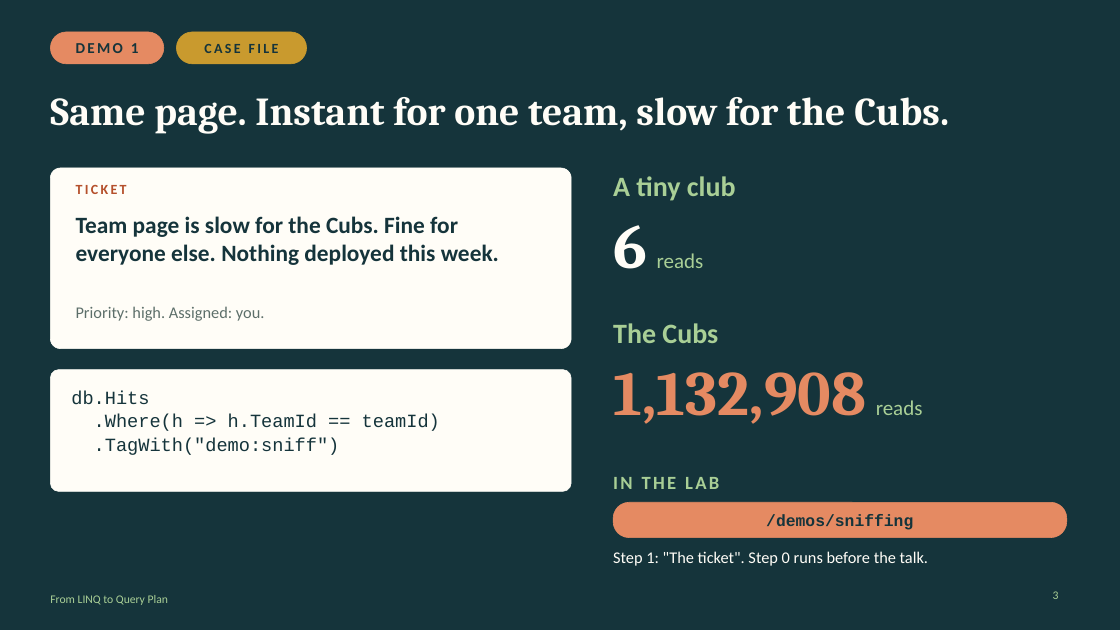
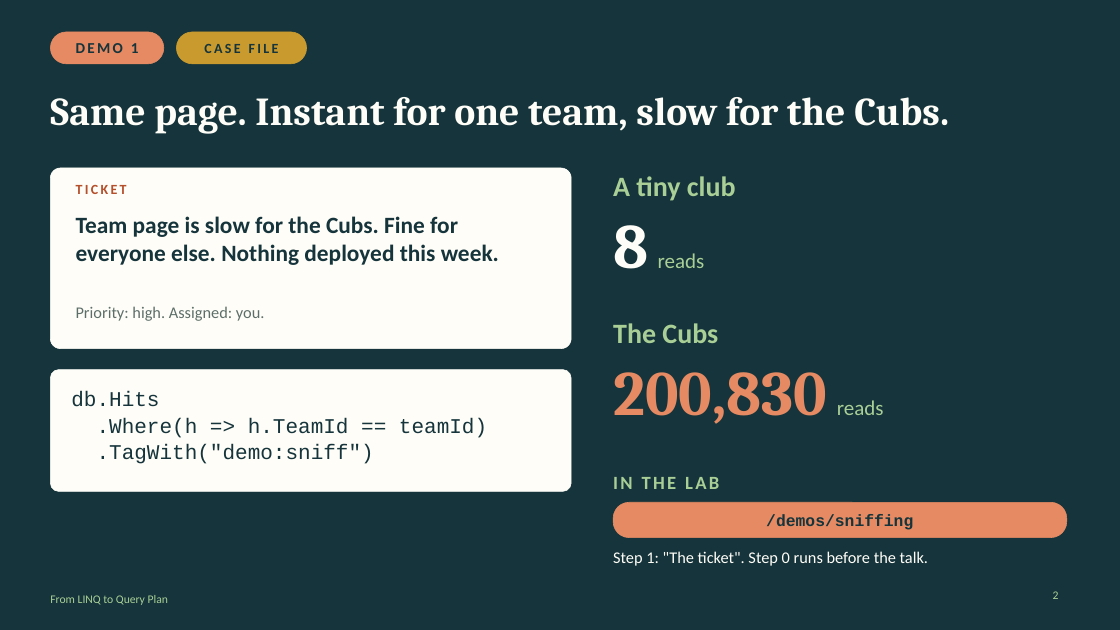
Before and after one commit to cwoodruff/efcore-linq-query-plan, a slide deck: slide 2 of From-LINQ-to-Query-Plan-v2.pptx (slide 3 before the commit). Drawn at 1120x630 pixels with LibreOffice and Linux fonts; fonts in the diff are those of the drawing. Boxes give left, top, right and bottom in pixels: in the first picture for what was removed or moved away, otherwise in the second. Text is boxed around its words. In the diff, an @@ line names an element or a change of style, - is before the commit and + after.

```diff
--- a/From-LINQ-to-Query-Plan-v2.pptx
+++ b/From-LINQ-to-Query-Plan-v2.pptx
@@ text at (613, 225, 705, 269): text changed @@
-6 reads
+8 reads
@@ text "db.Hits" at (71, 391, 487, 464): size 16 to 18 pt @@
@@ text at (613, 372, 884, 424): text changed @@
-1,132,908 reads
+200,830 reads
```
Also in this commit, not shown: 1 other slide changed, 1 slide removed.
